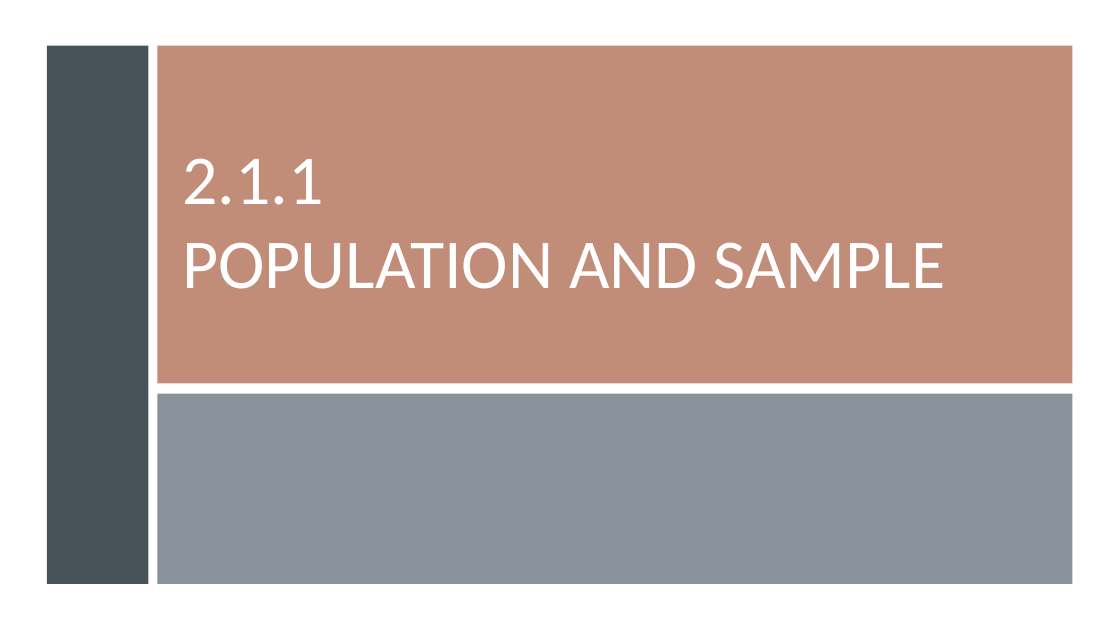
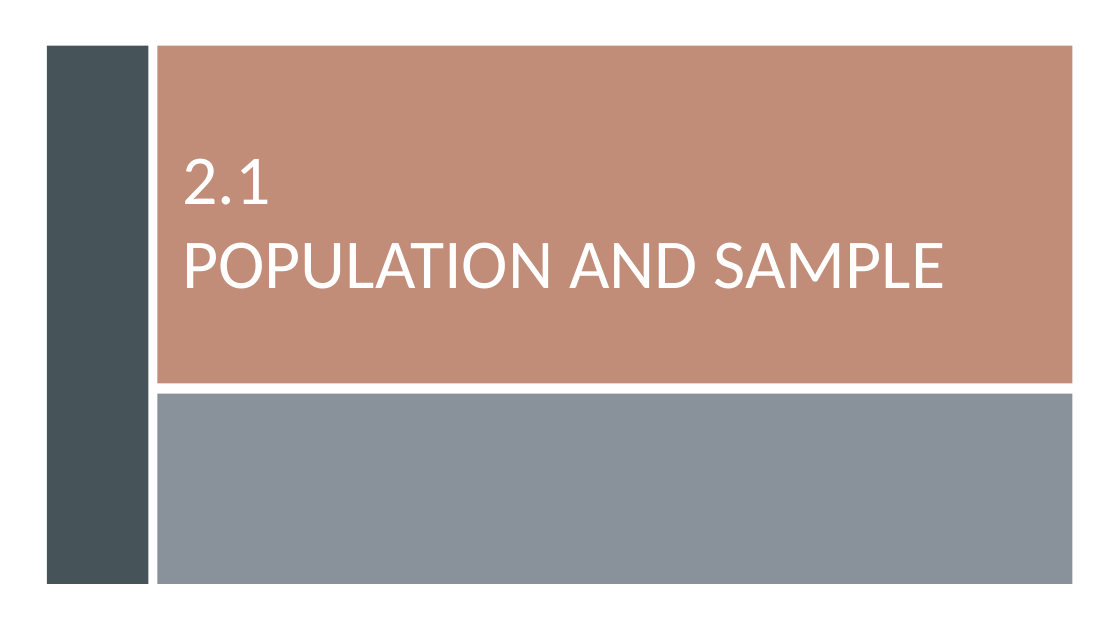
Before and after one commit to gisynw/geog-247, a slide deck: slide 2 of docs/Lectures/Week02/Week02_InferentialStas.pptx. Drawn at 1120x630 pixels with LibreOffice and Linux fonts; fonts in the diff are those of the drawing. Boxes give left, top, right and bottom in pixels: in the first picture for what was removed or moved away, otherwise in the second. Text is boxed around its words. In the diff, an @@ line names an element or a change of style, - is before the commit and + after.

```diff
--- a/docs/Lectures/Week02/Week02_InferentialStas.pptx
+++ b/docs/Lectures/Week02/Week02_InferentialStas.pptx
@@ title at (182, 158, 946, 289): text changed @@
-2.1.1
-POPULATION AND SAMPLE
+2.1
+POPULATION AND SAMPLE
```
Also in this commit, not shown: 5 other slides changed, 2 slides added, 6 other files.
